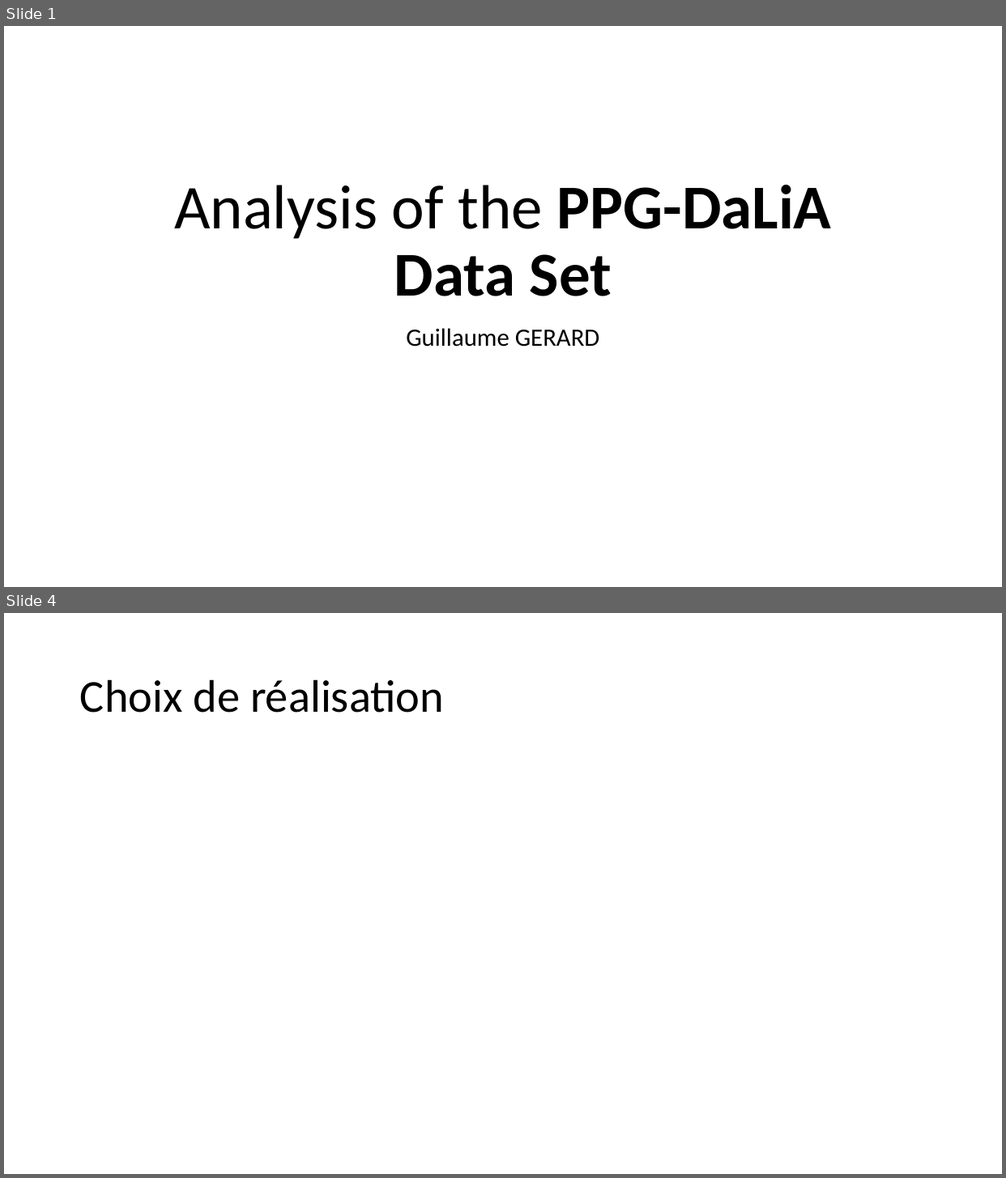
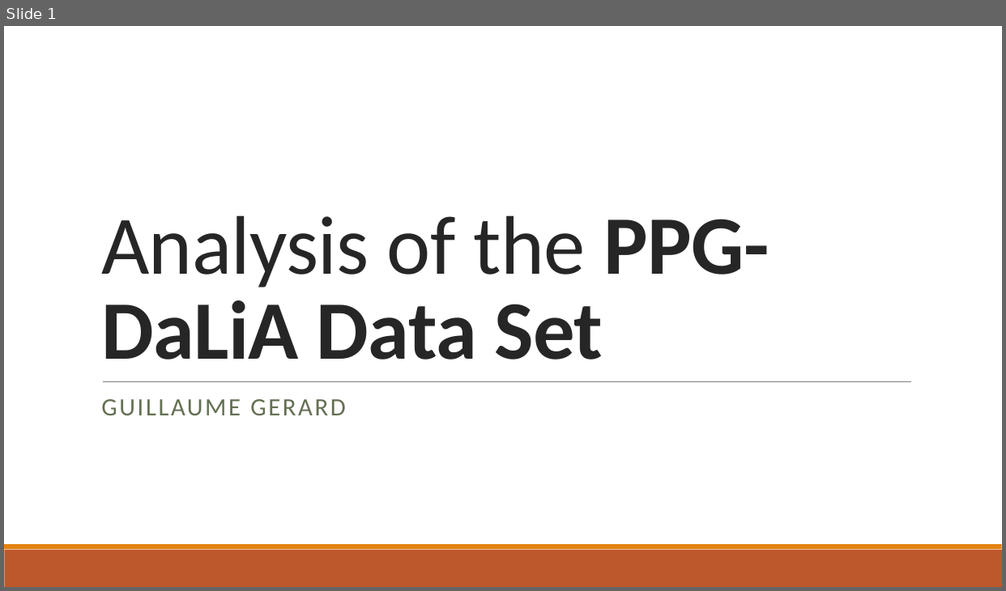
Before and after one commit to GuillaumeeG/Projet_Python_PPG_Dalia, a slide deck: ppt_tenant_aboutissant_pb.pptx. Shown one above the other, each under a label of ours: slides 1 and 4 before the commit, slide 1 after it; the slides between them are not shown. The pictures are 1006x1178 and 1006x591 pixels, drawn with LibreOffice and Linux fonts; fonts in the diff are those of the drawing. Boxes give left, top, right and bottom in pixels: in the first picture for what was removed or moved away, otherwise in the second. Text is boxed around its words. In the diff, an @@ line names an element or a change of style, - is before the commit and + after.

```diff
--- a/ppt_tenant_aboutissant_pb.pptx
+++ b/ppt_tenant_aboutissant_pb.pptx
@@ slide 4 removed at box(4, 613, 1002, 1174), background #FFFFFF @@
@@ title removed at box(80, 679, 444, 713) @@
-Choix de réalisation
@@ slide 1 changed as well @@
@@ title "Analysis of the PPG-DaLiA Data ...": place and size @@
-title "Analysis of the PPG-DaLiA Data ..." at box(174, 185, 832, 297)
+title "Analysis of the PPG-DaLiA Data ..." at box(101, 216, 769, 360)
@@ title "Analysis of the PPG-DaLiA Data ..." at box(101, 216, 769, 360): size 60 to 80 pt, text colour #000000 to #262626, letter spacing 0 to -0.5 pt; alignment centre to left; line spacing 0.9 to 0.85 @@
@@ line added from (103, 382) to (911, 382), #808080 0.5 pt @@
@@ subtitle at box(101, 399, 346, 416): text changed; text colour #000000 to #637052 @@
-Guillaume GERARD
+GUILLAUME GERARD
@@ rectangle added at box(4, 550, 1002, 587), fill #BD582C @@
@@ rectangle added at box(4, 544, 1002, 550), fill #E48312 @@
```
Also in this commit, not shown: 2 other slides changed, 2 slides added.
